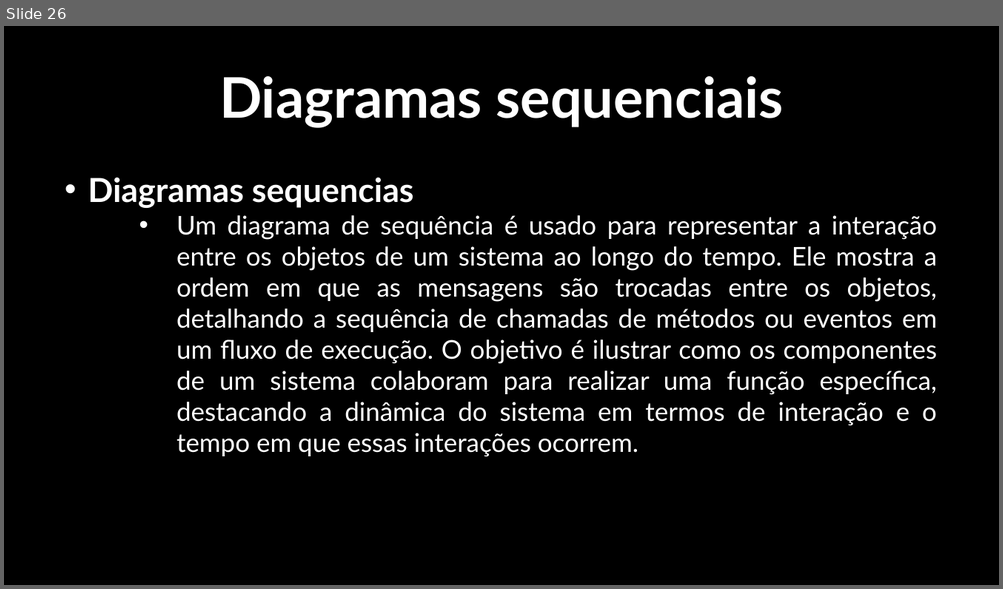
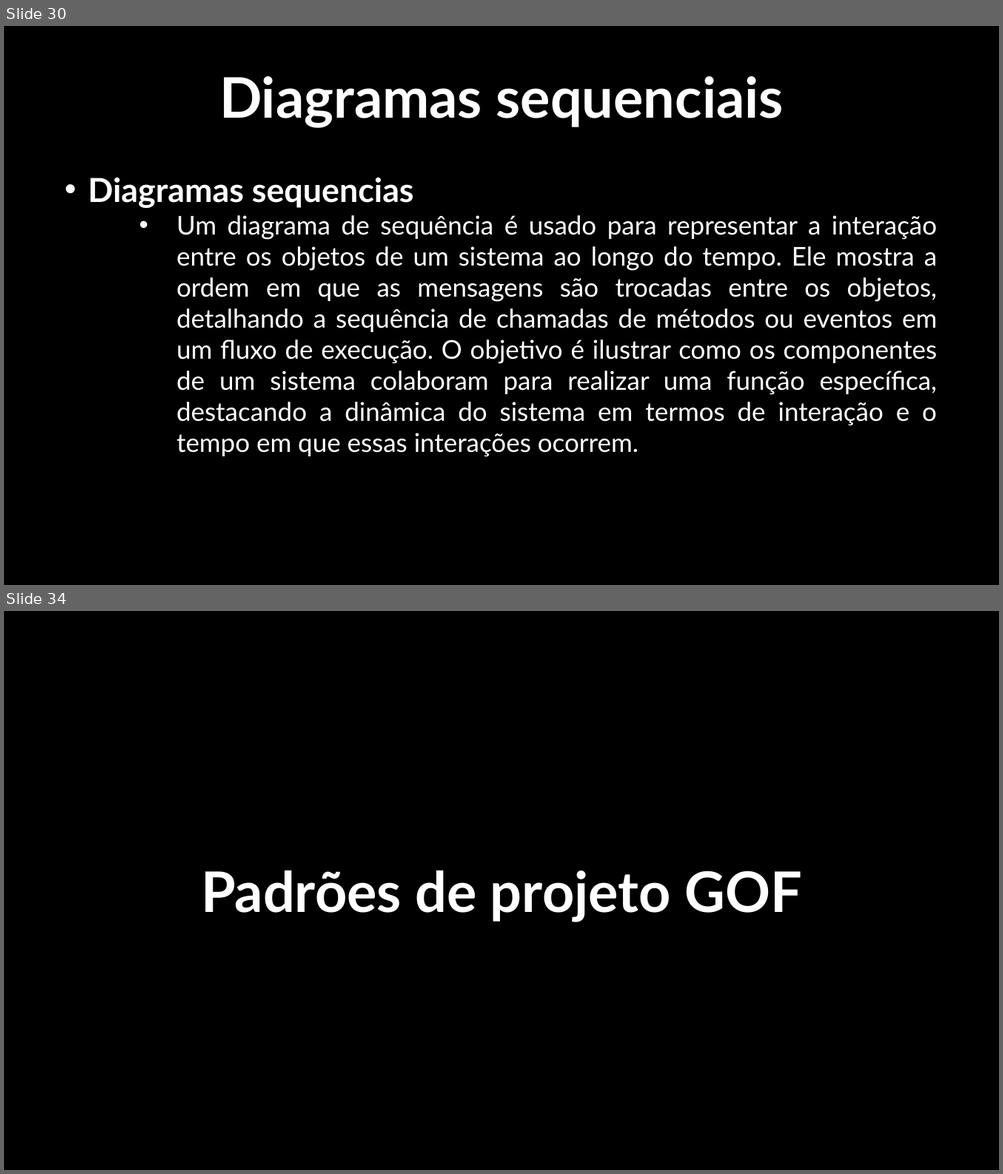
Before and after one commit to kaykymatos/analise-e-projeto-de-sistema-2, a slide deck: ProjetoDesenvolvidoPeloGrupo/Apresentação.pptx. Shown one above the other, each under a label of ours: slide 26 before the commit, slides 30 and 34 after it; the slides between them are not shown. The pictures are 1003x589 and 1003x1174 pixels, drawn with LibreOffice and Linux fonts; fonts in the diff are those of the drawing; background and template pictures are left out. Boxes give left, top, right and bottom in pixels: in the first picture for what was removed or moved away, otherwise in the second. Text is boxed around its words. In the diff, an @@ line names an element or a change of style, - is before the commit and + after.

```diff
--- a/ProjetoDesenvolvidoPeloGrupo/Apresentação.pptx
+++ b/ProjetoDesenvolvidoPeloGrupo/Apresentação.pptx
@@ slide 34 added at <box>4,611,999,1170</box>, background picture (left out) @@
@@ text added at <box>201,870,802,923</box>, 54 pt, text #FFFFFF, bold @@
+Padrões de projeto GOF
@@ what was slide 26 is now slide 30 @@
```
Also in this commit, not shown: 4 slides changed, 18 other slides added, 2 slides removed, 50 other files.
